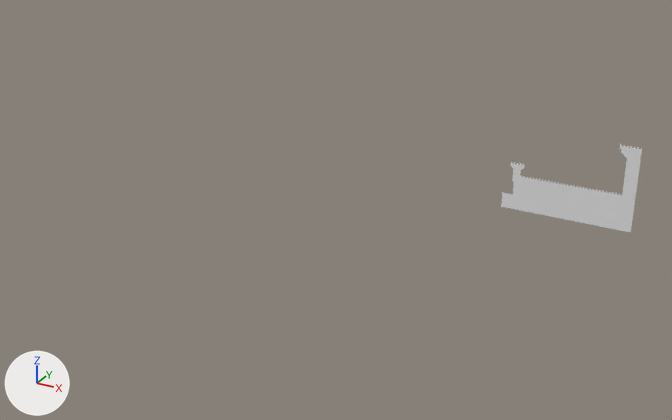
Before and after pictures for a commit that changed the OBJ model SmashMOBA/Peach1/Assets/Tiled2Unity/Meshes/Elgard's Tomb.obj.
Camera for both pictures: a 50 mm lens placed at (1464.0, -8649.0, 1647.0), pointed at (-3359.0, 120.0, -2737.0). Every picture has the same lights, and +X, +Y and +Z are marked at lower left. Where no turn or scale is listed for an object, it has been applied to the vertices.

In view in the first picture: "Elgard's Tomb".
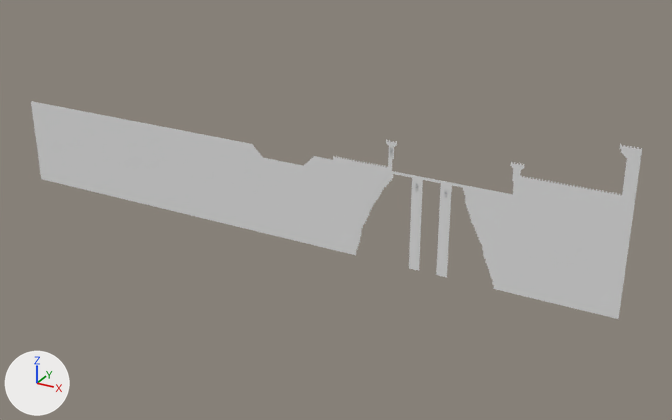
What differs and where, as boxes [x1, y1, x2, y2] in the pictures (672 x 420 px):
"Elgard's Tomb", reshaped (331% wider, 143% taller): before [501, 144, 642, 233]; after [31, 101, 642, 319]
part 1 of me_elgard_s_tomb, added: after [31, 101, 631, 319]

What changed in the scene script:
```text
Change me_elgard_s_tomb:
    used by ob_elgard_s_tomb; location = (0.0, 0.0, 0.0)
    remove me_elgard_s_tomb.from_pydata(...)  # 2387 vertices, 2188 faces; spans x -1328.0..0.0, y 0.0, z -2224.0..-1344.0
    add me_elgard_s_tomb.from_pydata(...)  # 33148 vertices, 32207 faces; spans x -8000.0..0.0, y 0.0, z -3200.0..-1344.0
    me_elgard_s_tomb part 1: 30761 vertices added at x -8000.0..0.0, y 0.0, z -3200.0..-1712.0
```
